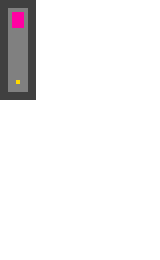
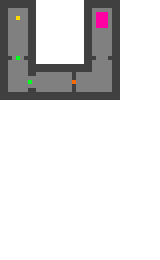
Two versions of the same layered image (160×260). Layer-by-layer changes:
added layer "Level 3" above "Level 2" over [8, 0, 120, 100]
hid "Level 1" over [8, 12, 36, 88]
